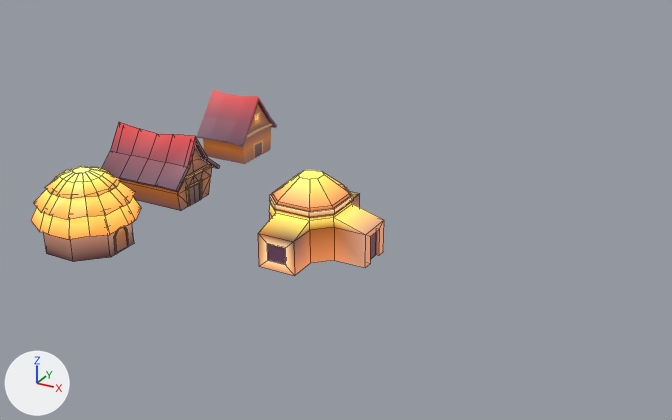
The Blender file artwork/house_1.blend as it was, and as the next commit left it.
Before and after are seen from a 50 mm lens placed at (68.3, -80.6, 43.4), pointed at (23.7, 0.5, 2.8). Lighting does not change. The marker at lower left points along +X, +Y and +Z. The first picture is the older version. Mesh edges are drawn as thin lines on the coarser meshes.

In view in the first picture: 'Cube', 'House_1', 'House_2', 'House_hut_3'.
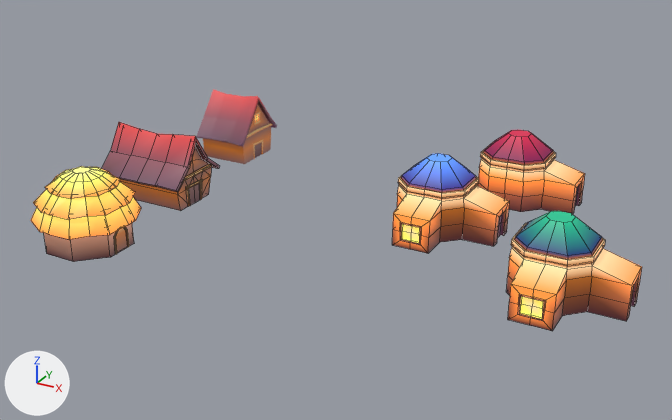
The newer file is also turned or shifted as a whole; pictures and numbers use the older file's frame.

What changed in the scene script:
```text
Add me_cube_003:
    me_cube_003.from_pydata(...)  # 119 vertices, 107 faces; spans x -3.93..7.5, y -3.93..3.93, z 0.0..8.02
    me_cube_003.materials.append(mat_vertex_color)
Add me_cube_001:
    me_cube_001.from_pydata(...)  # 157 vertices, 145 faces; spans x -3.93..7.5, y -7.09..3.93, z 0.0..8.02
    me_cube_001.materials.append(mat_vertex_color)
Add me_cube_1:
    me_cube_1.from_pydata(...)  # 194 vertices, 183 faces; spans x -3.93..7.5, y -7.09..7.09, z 0.0..8.02
    me_cube_1.materials.append(mat_vertex_color)
Remove ob_cube:
    ob_cube = bpy.data.objects.new('Cube', me_cube)
    ob_cube.location = (22.74, -3.19, 0.0)
Add ob_mercona_hut_2_001:
    ob_mercona_hut_2_001 = bpy.data.objects.new('Mercona_hut_2.001', me_cube_003)
    ob_mercona_hut_2_001.location = (37.44, 19.78, 0.0)
Add ob_mercona_hut_2:
    ob_mercona_hut_2 = bpy.data.objects.new('Mercona_hut_2', me_cube_001)
    ob_mercona_hut_2.location = (48.44, -1.22, 0.0)
Add ob_mercona_hut_3:
    ob_mercona_hut_3 = bpy.data.objects.new('Mercona_hut_3', me_cube_1)
    ob_mercona_hut_3.location = (32.44, 7.78, 0.0)
```

Boxes [x1, y1, x2, y2] around the edits, measured in the pictures (672 x 420 px):
'Mercona_hut_2', added (orange): after [506, 211, 642, 331]
'Cube', deleted: before [258, 170, 384, 276]
'Mercona_hut_3', added (orange): after [392, 153, 509, 253]
'Mercona_hut_2.001', added: after [478, 130, 585, 214]
